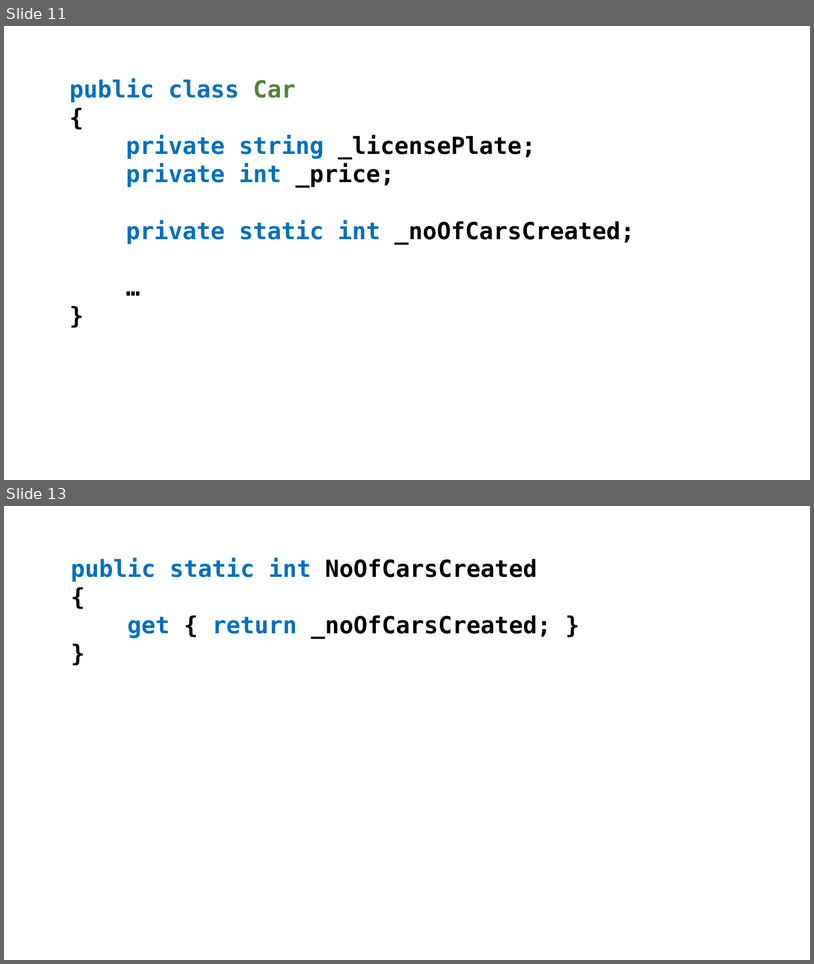
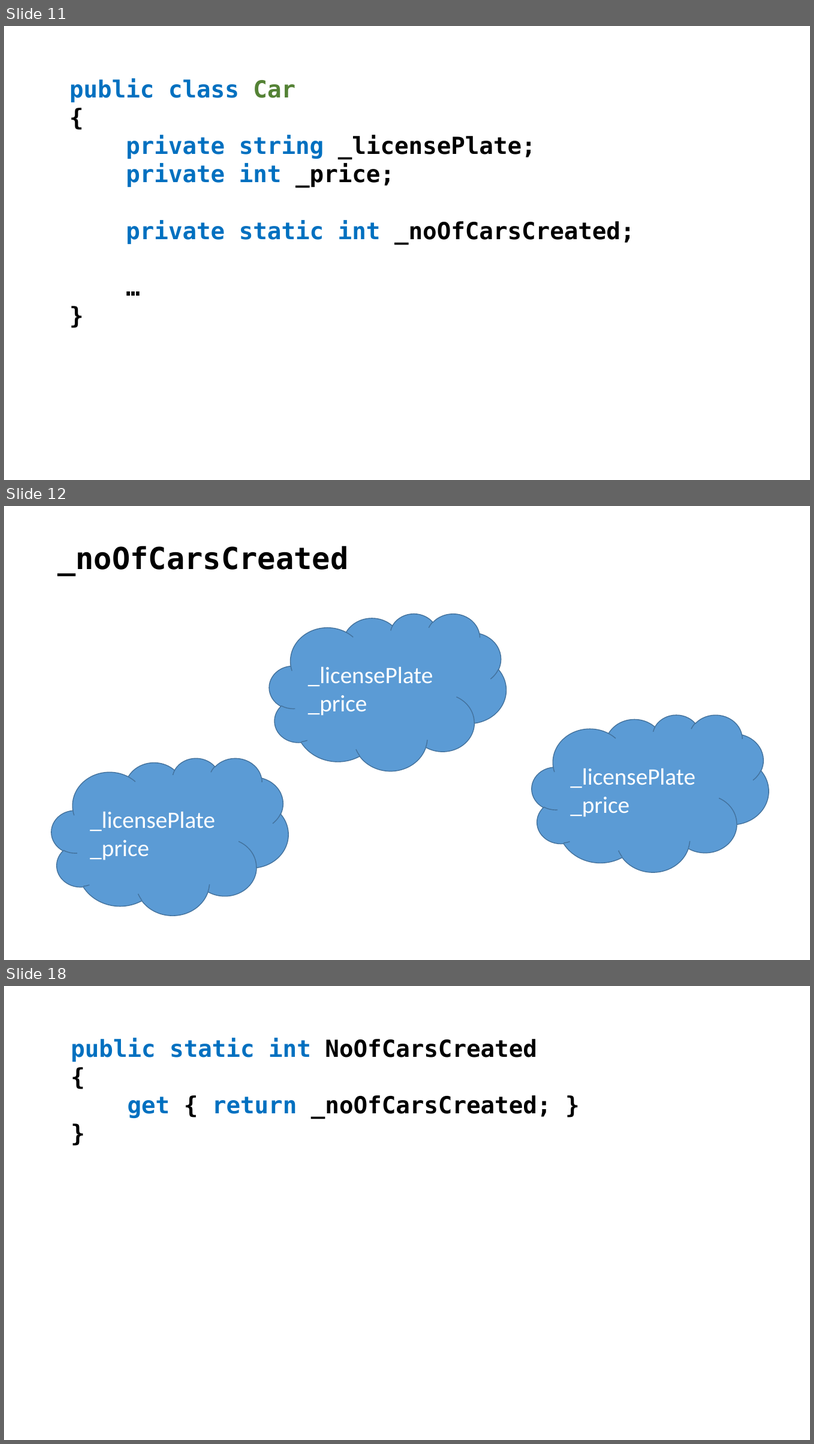
Before and after one commit to perl-easj/Teaching-materials, a slide deck: CSharpProgramming/Presentations/OOProgPartI/Static.pptx. Shown one above the other, each under a label of ours: slides 11 and 13 before the commit, slides 11, 12 and 18 after it; the slides between them are not shown. The pictures are 814x964 and 814x1444 pixels, drawn with LibreOffice and Linux fonts; fonts in the diff are those of the drawing. Boxes give left, top, right and bottom in pixels: in the first picture for what was removed or moved away, otherwise in the second. Text is boxed around its words. In the diff, an @@ line names an element or a change of style, - is before the commit and + after.

```diff
--- a/CSharpProgramming/Presentations/OOProgPartI/Static.pptx
+++ b/CSharpProgramming/Presentations/OOProgPartI/Static.pptx
@@ slide 12 added at (4, 506, 810, 960), background #FFFFFF @@
@@ text added at (57, 546, 348, 576), 36 pt, text #000000, bold @@
+_noOfCarsCreated
@@ cloud added at (270, 613, 507, 771), fill #5B9BD5, outline #43739E 1 pt, 28 pt, text #FFFFFF @@
+_licensePlate
+_price
@@ cloud added at (532, 715, 769, 872), fill #5B9BD5, outline #43739E 1 pt, 28 pt, text #FFFFFF @@
+_licensePlate
+_price
@@ cloud added at (52, 757, 289, 915), fill #5B9BD5, outline #43739E 1 pt, 28 pt, text #FFFFFF @@
+_licensePlate
+_price
@@ what was slide 13 is now slide 18 @@
```
Also in this commit, not shown: 1 slide changed, 4 other slides added.
